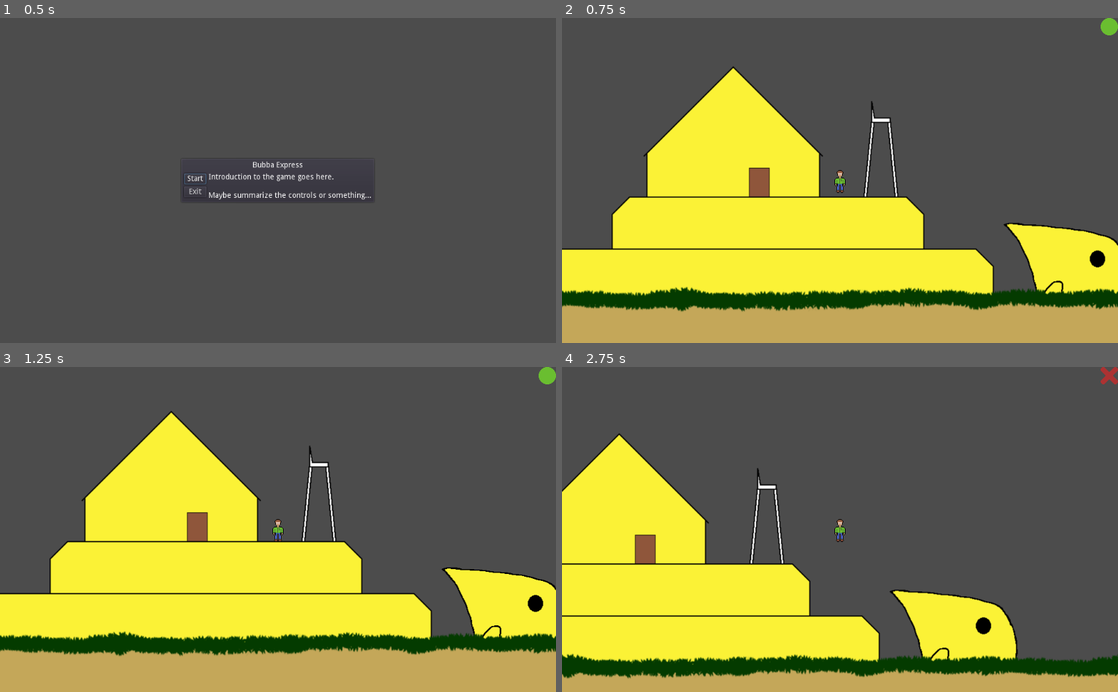
Above: before the commit, frames 1-4 (two rows, left to right).
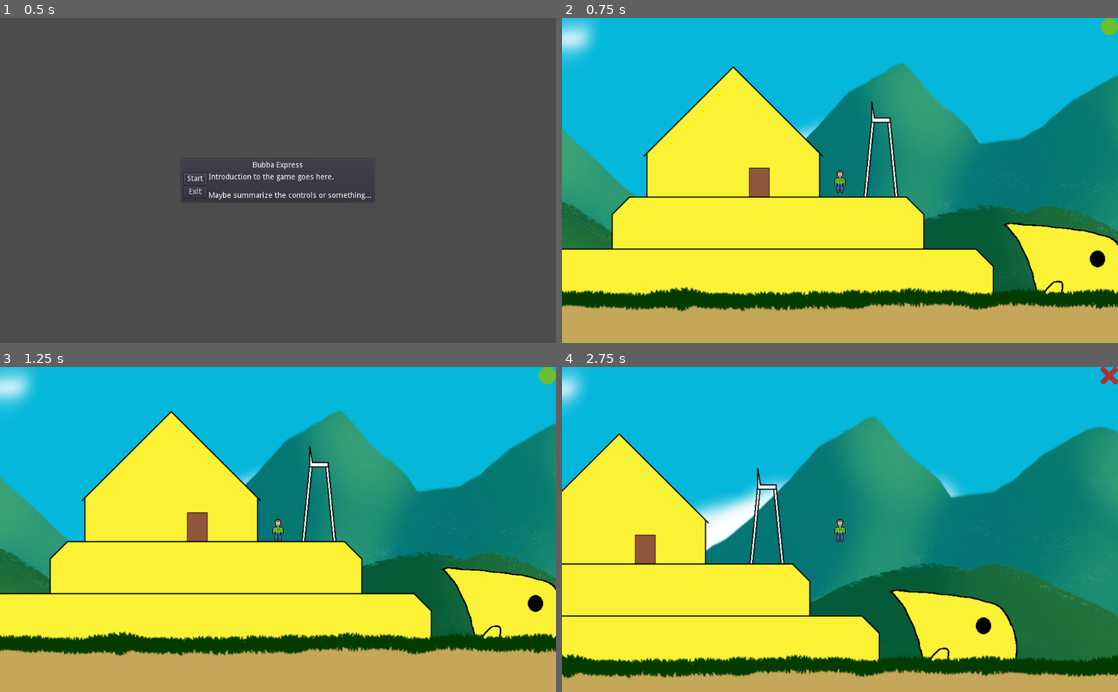
Above: after the commit, the same moments.

Repository: pizzasgood/BubbaExpress_LD46
Game: Godot game, scene res://TitleScreen.tscn
The game is run twice, just before and just after one commit, with the same random seed, the same clock (stepped at 60 frames per second) and the same inputs.
Inputs (mouse positions are in pixels of both pictures, inside the frame that each line leads up to):
- Up to frame 1 (0.5 s): no input
- Up to frame 2 (0.75 s): click "Start" at 0.5 s
- Up to frame 3 (1.25 s): no input
- Up to frame 4 (2.75 s): click (1106, 529) at 1.25 s; tap Enter at 2 s; hold Right (ui_right) from 2.03 s (still down); tap Space (jump) at 2.27 s

Frame 1 is identical in both runs. In frame 2, 53% of the frame differs, in the area x 0-100%, y 0-85%; in frame 3, 52%; in frame 4, 64%, in the area x 0-100%, y 0-91%.

Commit message:
Add parallax layers

Diff:
--- a/Map.tscn
+++ b/Map.tscn
@@ -1,6 +1,11 @@
-[gd_scene load_steps=2 format=2]
+[gd_scene load_steps=3 format=2]
 
 [ext_resource path="res://Map.gd" type="Script" id=1]
+[ext_resource path="res://ParallaxBackground.tscn" type="PackedScene" id=2]
 
 [node name="Map" type="Node2D"]
 script = ExtResource( 1 )
+
+[node name="ParallaxBackground" parent="." instance=ExtResource( 2 )]
+offset = Vector2( 0, 50 )
+transform = Transform2D( 1, 0, 0, 1, 0, 50 )
--- /dev/null
+++ b/ParallaxBackground.gd
@@ -0,0 +1,5 @@
+extends ParallaxBackground
+
+func _ready():
+	#TODO: set mirror properties dynamically based on detected sprite dimensions
+	pass
--- /dev/null
+++ b/ParallaxBackground.tscn
@@ -0,0 +1,30 @@
+[gd_scene load_steps=5 format=2]
+
+[ext_resource path="res://terrain/Hills.png" type="Texture" id=1]
+[ext_resource path="res://terrain/Mountains.png" type="Texture" id=2]
+[ext_resource path="res://ParallaxBackground.gd" type="Script" id=3]
+[ext_resource path="res://terrain/Sky.png" type="Texture" id=4]
+
+[node name="ParallaxBackground" type="ParallaxBackground"]
+script = ExtResource( 3 )
+
+[node name="Sky" type="ParallaxLayer" parent="."]
+motion_scale = Vector2( 0.1, 0.1 )
+motion_mirroring = Vector2( 2048, 1024 )
+
+[node name="Sprite" type="Sprite" parent="Sky"]
+texture = ExtResource( 4 )
+
+[node name="Mountains" type="ParallaxLayer" parent="."]
+motion_scale = Vector2( 0.25, 0.25 )
+motion_mirroring = Vector2( 2048, 0 )
+
+[node name="Sprite" type="Sprite" parent="Mountains"]
+texture = ExtResource( 2 )
+
+[node name="Hills" type="ParallaxLayer" parent="."]
+motion_scale = Vector2( 0.5, 0.5 )
+motion_mirroring = Vector2( 2048, 0 )
+
+[node name="Sprite" type="Sprite" parent="Hills"]
+texture = ExtResource( 1 )
Binary file added: terrain/Hills.png
Not shown, added: terrain/Hills.png.import
Binary file added: terrain/Mountains.png
Not shown, added: terrain/Mountains.png.import
Binary file added: terrain/Sky.png
Not shown, added: terrain/Sky.png.import
Not shown, added: terrain/Hills.kra
Not shown, added: terrain/Mountains.kra
Not shown, added: terrain/Sky.kra
